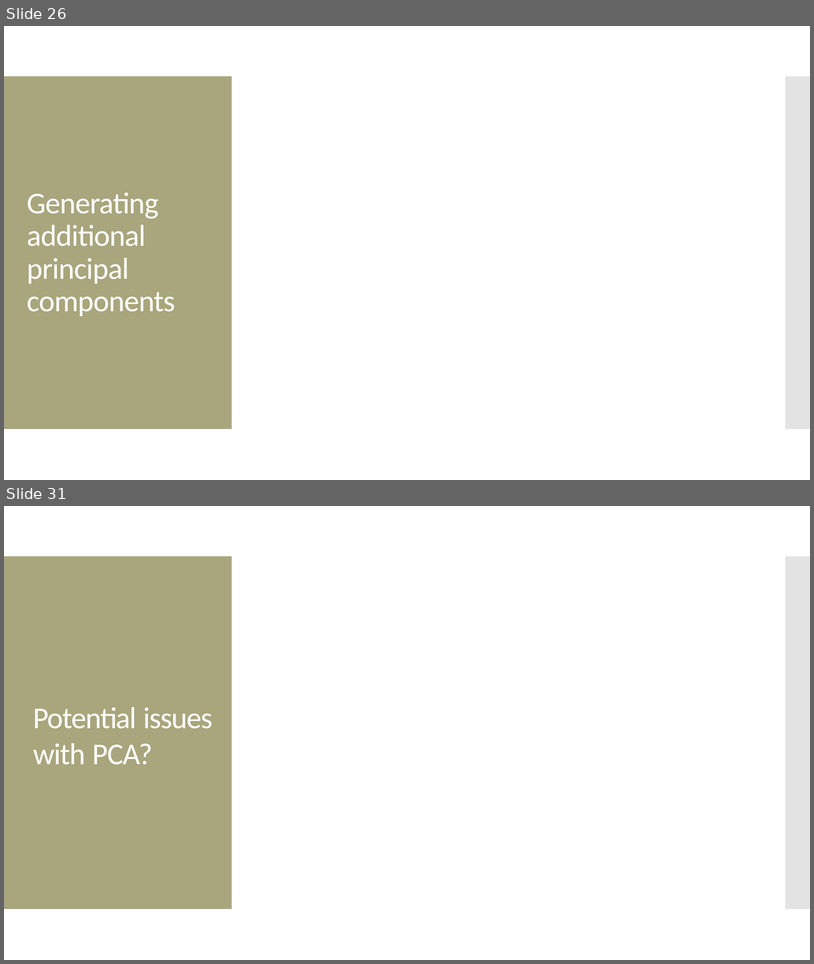
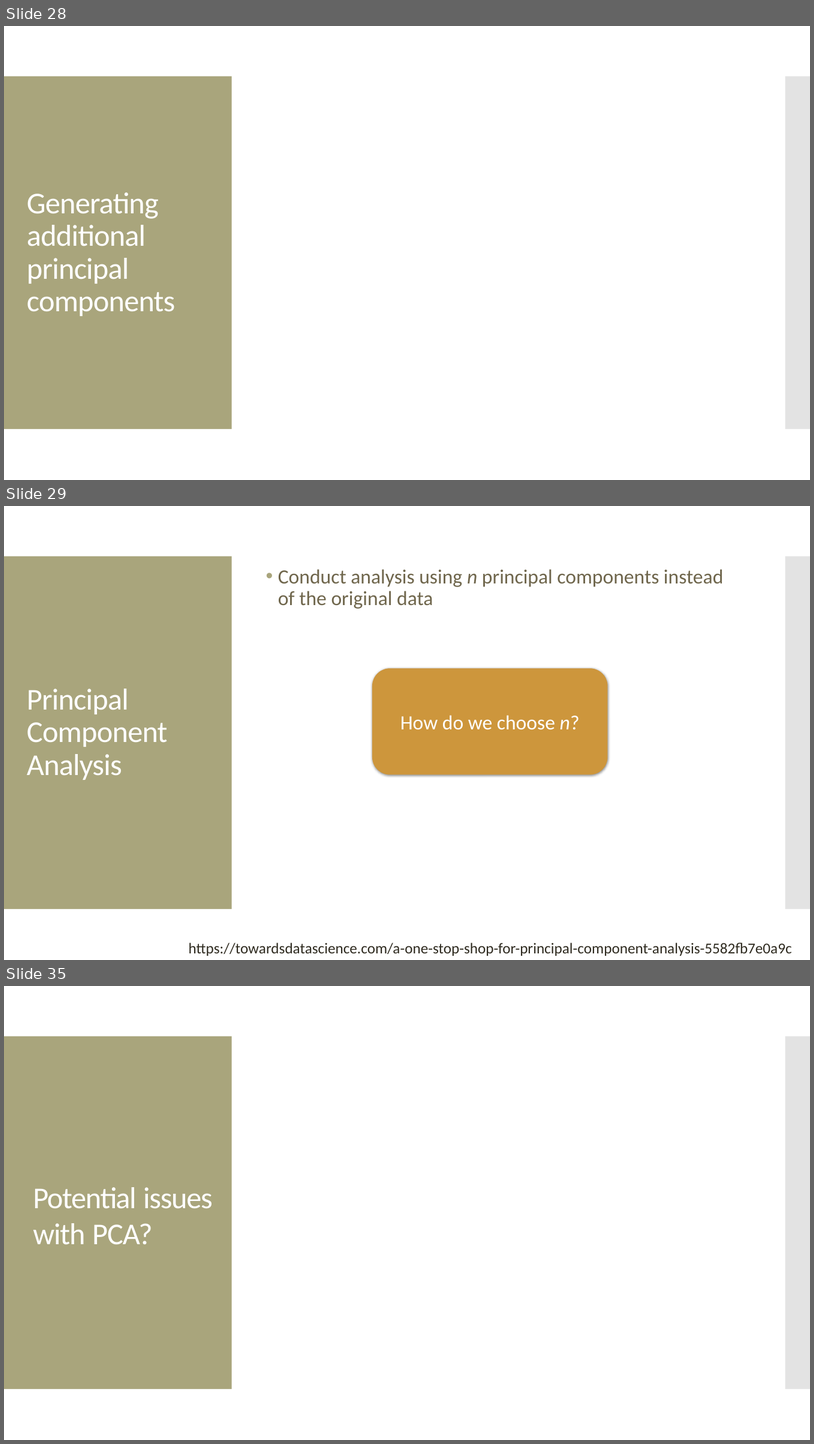
Before and after one commit to amosca01/SDS-CS235, a slide deck: slides/13-big-data.pptx. Shown one above the other, each under a label of ours: slides 26 and 31 before the commit, slides 28, 29 and 35 after it; the slides between them are not shown. The pictures are 814x964 and 814x1444 pixels, drawn with LibreOffice and Linux fonts; fonts in the diff are those of the drawing; grey boxes stand for pictures. Boxes give left, top, right and bottom in pixels: in the first picture for what was removed or moved away, otherwise in the second. Text is boxed around its words. In the diff, an @@ line names an element or a change of style, - is before the commit and + after.

```diff
--- a/slides/13-big-data.pptx
+++ b/slides/13-big-data.pptx
@@ slide 29 added at [4, 506, 810, 960], background #FFFFFF; not listed: 2 template elements that a slide beside it also shows @@
@@ text added at [278, 569, 723, 609], 24 pt, text #6F664C @@
+• Conduct analysis using n principal components instead of the original data
@@ rounded rectangle added at [372, 668, 608, 775], fill #CE963C, 24 pt, text #FFFFFF @@
+How do we choose n?
@@ title added at [27, 688, 168, 780], 36 pt, text #FFFFFF @@
+Principal Component Analysis
@@ text added at [189, 942, 792, 955], 18 pt, text #2F2B20 @@
+https://towardsdatascience.com/a-one-stop-shop-for-principal-component-analysis-5582fb7e0a9c
@@ what was slide 26 is now slide 28 @@
@@ what was slide 31 is now slide 35 @@
```
Also in this commit, not shown: 13 slides changed, 16 other slides added, 15 slides removed, 5 other files.
